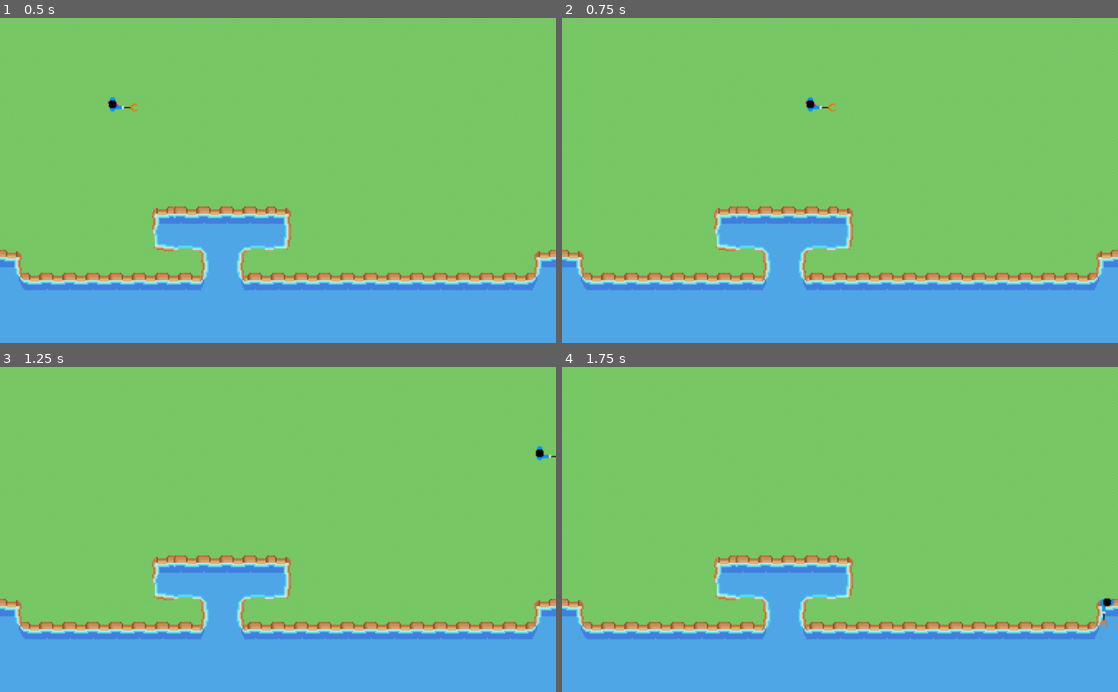
Above: before the commit, frames 1-4 (two rows, left to right).
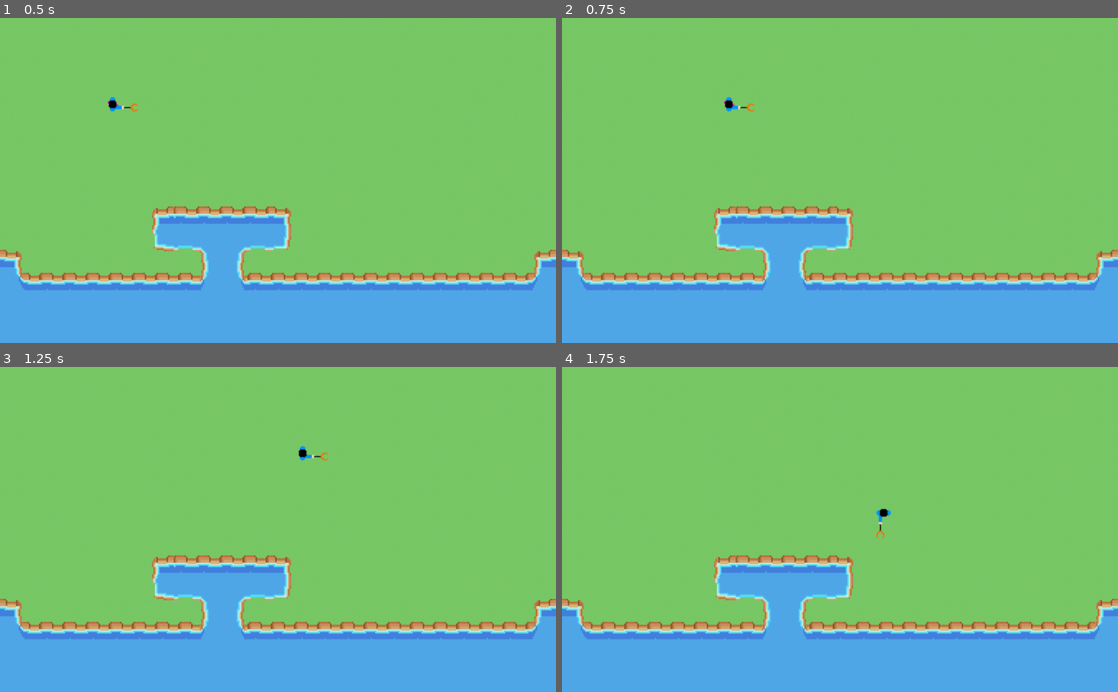
Above: after the commit, the same moments.

Repository: SimonDamberg/trashman-outyard
Game: Godot game, scene res://Main.tscn
Two runs of this game, one before a commit and one after it. Both use one fixed random seed, a clock stepped at 60 frames per second and the inputs below. Before the commit the project starts from res://Axel.tscn.
Inputs:
- Up to frame 1 (0.5 s): no input
- Up to frame 2 (0.75 s): tap Enter at 0.5 s; hold Right (ui_right) from 0.53 s (still down); hold Shift from 0.53 s (still down)
- Up to frame 3 (1.25 s): keep holding Right (ui_right); keep holding Shift
- Up to frame 4 (1.75 s): release Right (ui_right) at 1.28 s; release Shift at 1.28 s; hold Down (ui_down) from 1.28 s (still down); tap Shift at 1.35 s

Frame 1 is identical in both runs. In frame 2, 0.2% of the frame differs, in the area x 29-50%, y 24-29%; in frame 3, 0.2%; in frame 4, 0.2%, in the area x 56-100%, y 43-81%.

Commit message:
Now colliding

Diff:
--- a/Hackathon/project.godot
+++ b/Hackathon/project.godot
@@ -11,7 +11,7 @@
 [application]
 
 config/name="Hackathon"
-run/main_scene="res://Axel.tscn"
+run/main_scene="res://Main.tscn"
 config/icon="res://icon.png"
 
 [layer_names]
--- a/Hackathon/resources/GameController.gd
+++ b/Hackathon/resources/GameController.gd
@@ -33,4 +33,5 @@
 		trash_obj.position = loc
 		player.connect('hit_trash', trash_obj, 'delete_trash')
 		add_child(trash_obj)
+
 		lastDeploy = 0;
--- a/Hackathon/resources/SetTrashType.gd
+++ b/Hackathon/resources/SetTrashType.gd
@@ -14,6 +14,7 @@
 var trash = Sprite.new()
 # Called when the node enters the scene tree for the first time.
 func _ready():
+
 	var rand = randi() % 100 + 1
 	if(rand < 10):
 		# 10% spawn chance
@@ -31,3 +32,8 @@
 
 func delete_trash(trash_value, body):
 	get_parent().get_node(body.name).queue_free()
+
+
+func _on_Area2D_body_entered(body):
+	if(body.get_collision_layer() == 4):
+		get_parent().get_node(self.name).queue_free()
--- a/Hackathon/resources/Trash.tscn
+++ b/Hackathon/resources/Trash.tscn
@@ -10,3 +10,10 @@
 
 [node name="CollisionShape2D" type="CollisionShape2D" parent="."]
 shape = SubResource( 1 )
+
+[node name="Area2D" type="Area2D" parent="."]
+
+[node name="CollisionShape2D" type="CollisionShape2D" parent="Area2D"]
+shape = SubResource( 1 )
+
+[connection signal="body_entered" from="Area2D" to="." method="_on_Area2D_body_entered"]
